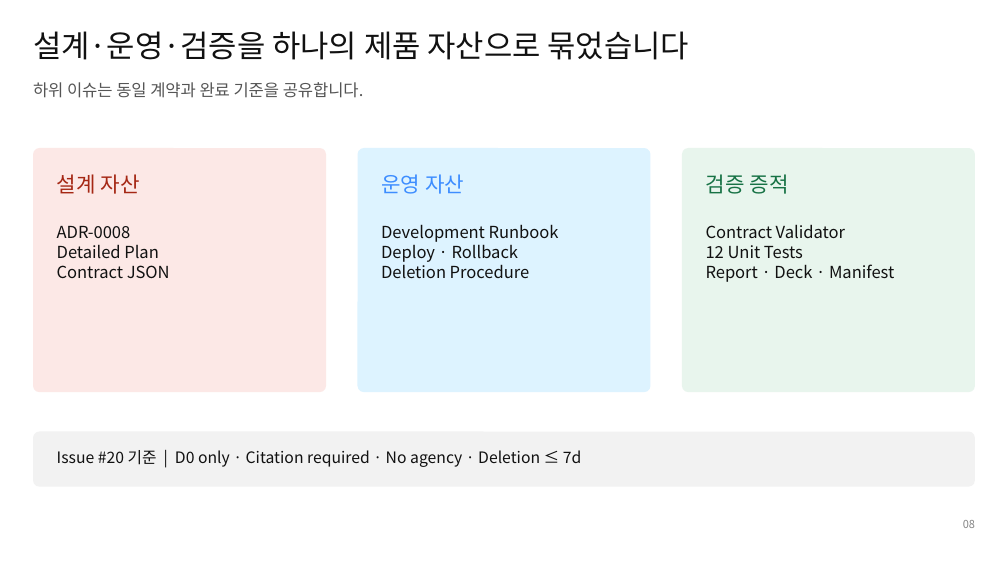
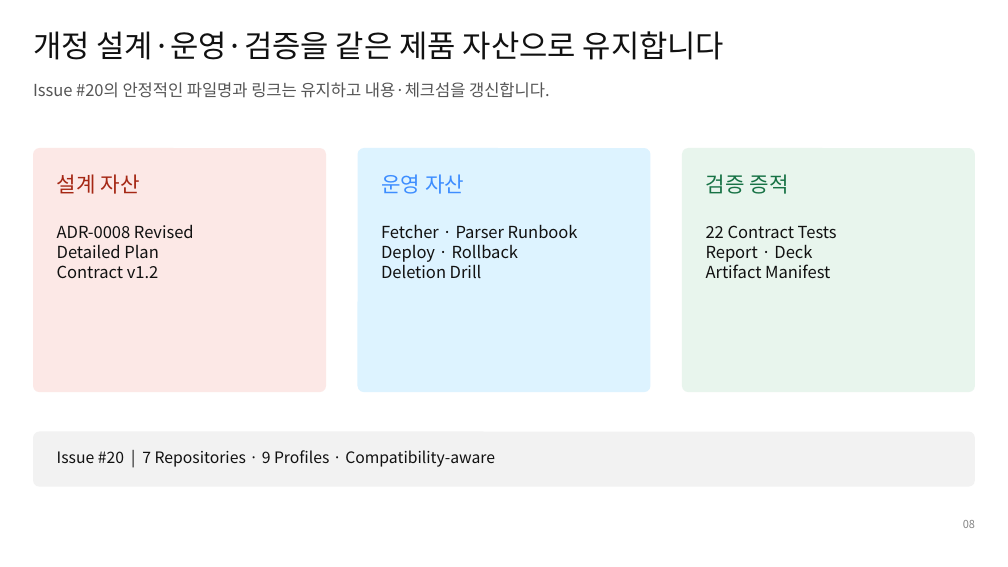
Before and after one commit to ablecloud-team/ablestack-techflow, a slide deck: slide 8 of output/presentation/techflow-rag-poc-design.pptx. Drawn at 1008x567 pixels with LibreOffice and Linux fonts; fonts in the diff are those of the drawing. Boxes give left, top, right and bottom in pixels: in the first picture for what was removed or moved away, otherwise in the second. Text is boxed around its words. In the diff, an @@ line names an element or a change of style, - is before the commit and + after.

Commit message:
Issue #20 ABLESTACK 소스코드 RAG 범위 확장

```diff
--- a/output/presentation/techflow-rag-poc-design.pptx
+++ b/output/presentation/techflow-rag-poc-design.pptx
@@ text at (33,31,724,60): text changed @@
-설계·운영·검증을 하나의 제품 자산으로 묶었습니다
+개정 설계·운영·검증을 같은 제품 자산으로 유지합니다
@@ text at (33,82,550,98): text changed @@
-하위 이슈는 동일 계약과 완료 기준을 공유합니다.
+Issue #20의 안정적인 파일명과 링크는 유지하고 내용·체크섬을 갱신합니다.
@@ text at (57,224,194,239): text changed @@
-ADR-0008
+ADR-0008 Revised
@@ text at (381,224,578,239): text changed @@
-Development Runbook
+Fetcher · Parser Runbook
@@ text at (706,225,837,278): text changed @@
-Contract Validator
-12 Unit Tests
-Report · Deck · Manifest
+22 Contract Tests
+Report · Deck
+Artifact Manifest
@@ text at (57,265,159,278): text changed @@
-Contract JSON
+Contract v1.2
@@ text at (381,261,482,279): text changed @@
-Deletion Procedure
+Deletion Drill
@@ text at (57,450,495,467): text changed @@
-Issue #20 기준 | D0 only · Citation required · No agency · Deletion ≤ 7d
+Issue #20 | 7 Repositories · 9 Profiles · Compatibility-aware
```
Also in this commit, not shown: 9 other slides changed, 13 other files.
